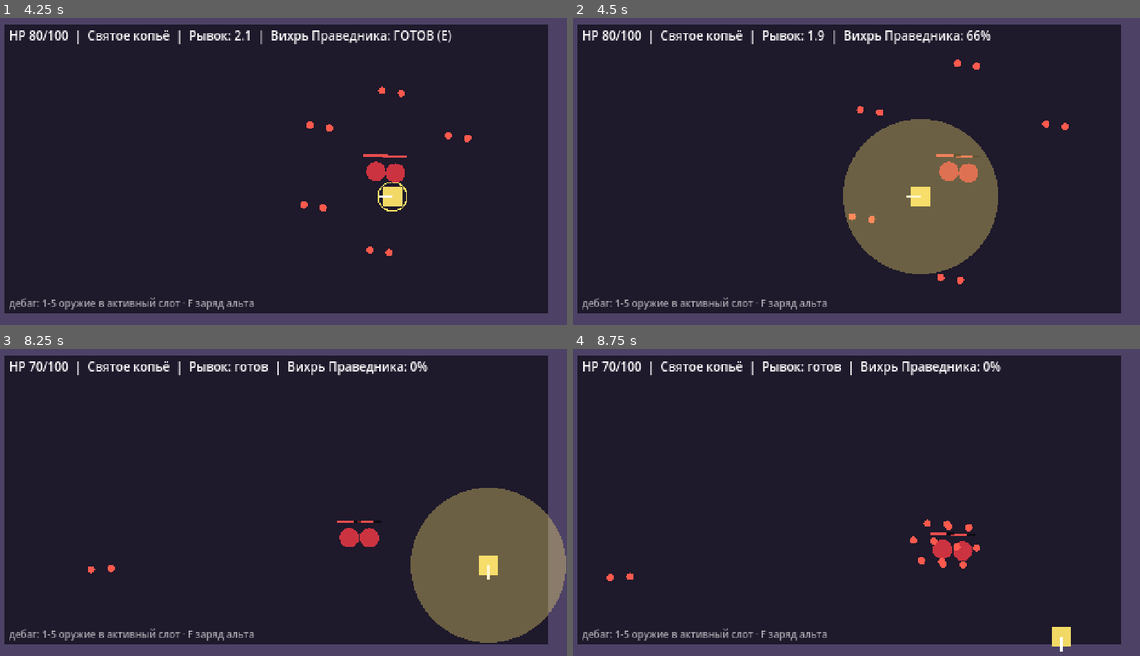
Above: before the commit, frames 1-4 (two rows, left to right).
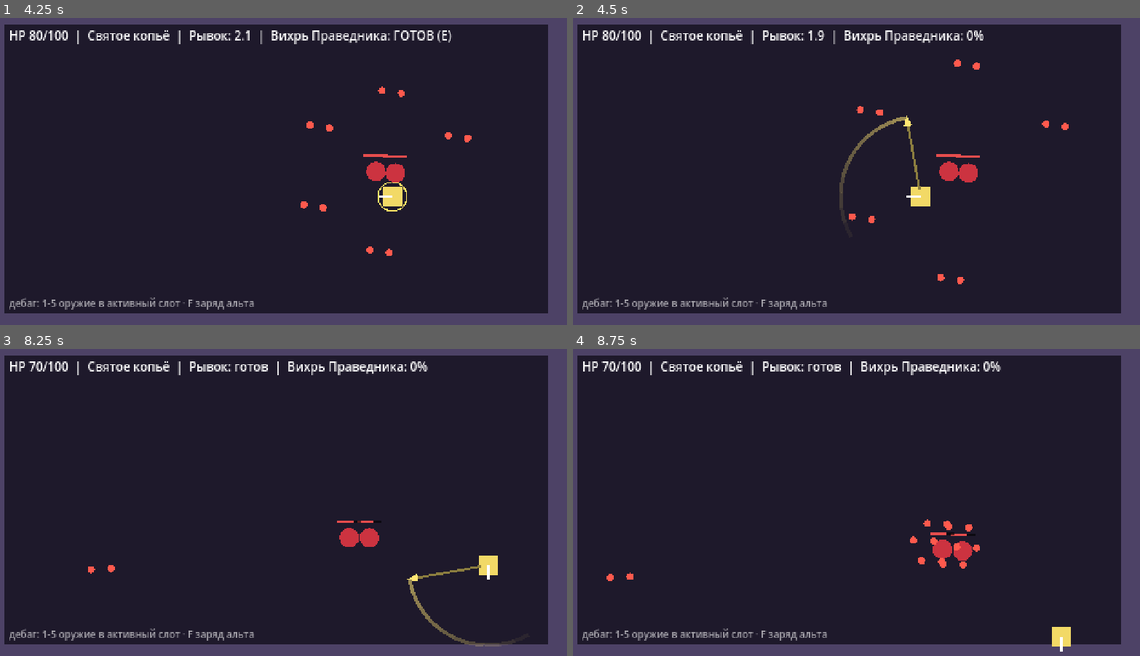
Above: after the commit, the same moments.

Repository: cybercore-arch/distoreted-divinity
Game: Godot game, scene res://scenes/test_room.tscn
The game is run twice, just before and just after one commit, with the same random seed, the same clock (stepped at 60 frames per second) and the same inputs.
Inputs:
- Up to frame 1 (4.25 s): tap Enter at 0.5 s; hold D (move_right) 0.53-1.28 s; tap E (alt_fire) at 0.6 s; hold S (move_down) 1.28-2.03 s; tap Space (dash) at 1.35 s; hold D (move_right) 2.03-2.78 s; tap Q (swap_weapon) at 2.1 s; hold W (move_up) 2.78-3.53 s; tap 1 at 2.85 s; hold A (move_left) from 3.53 s (still down); tap F at 3.6 s
- Up to frame 2 (4.5 s): keep holding A (move_left); tap E (alt_fire) at 4.35 s
- Up to frame 3 (8.25 s): release A (move_left) at 5.03 s; hold S (move_down) 5.03-5.78 s; tap one key every 0.75 s from 5.1 s: Space (dash) Q (swap_weapon) 1 F E (alt_fire); hold D (move_right) 5.78-6.53 s; hold W (move_up) 6.53-7.28 s; hold D (move_right) 7.28-8.03 s; hold S (move_down) from 8.03 s (still down)
- Up to frame 4 (8.75 s): keep holding S (move_down)

Frame 1 is identical in both runs. In frame 2, 11% of the frame differs, in the area x 46-75%, y 4-84%; in frame 3, 11%; in frame 4, nothing differs.

Commit message:
Spear: real thrust (spear shape, line hit) and 360 sweep swing instead of cone flash
Co-Authored-By: Claude Sonnet 5.5 <noreply@anthropic.com>
Claude-Session: https://claude.ai/code/session_01NB3mh2MP7LMKLdPmLLfTtH

Diff:
--- a/data/fire_mode.gd
+++ b/data/fire_mode.gd
@@ -4,6 +4,7 @@
 ## Тип (kind) решает, что делает режим: пули, ближний удар или зона вокруг игрока.
 
 enum Kind { PROJECTILE, MELEE, ZONE }
+enum MeleeStyle { THRUST, SWEEP }  ## THRUST — выпад вперёд, SWEEP — замах на 360° вокруг игрока
 
 @export var kind: Kind = Kind.PROJECTILE
 @export var fire_rate: float = 6.0  ## применений в секунду (для альта не важно)
@@ -23,9 +24,10 @@
 @export var homing_degrees: float = 0.0  ## самонаведение, градусов в секунду
 
 @export_group("Ближний удар")
-@export var melee_reach: float = 40.0
-@export var melee_arc_degrees: float = 60.0  ## 350+ = круг вокруг игрока
-@export var melee_duration: float = 0.12
+@export var melee_style: MeleeStyle = MeleeStyle.THRUST
+@export var melee_reach: float = 56.0  ## длина копья от центра игрока
+@export var melee_width: float = 10.0  ## толщина зоны поражения выпада
+@export var melee_duration: float = 0.18  ## длительность всего удара
 
 @export_group("Ускорение игрока после применения")
 @export var speed_boost: float = 1.0  ## множитель скорости (ограничен в Player.MAX_SPEED_MULT)
--- a/data/fire_modes/spear_thrust.tres
+++ b/data/fire_modes/spear_thrust.tres
@@ -8,8 +8,9 @@
 fire_rate = 2.2
 damage = 14
 color = Color(1, 0.95, 0.6, 1)
-melee_reach = 46.0
-melee_arc_degrees = 40.0
-melee_duration = 0.14
+melee_style = 0
+melee_reach = 58.0
+melee_width = 10.0
+melee_duration = 0.18
 speed_boost = 1.5
 speed_boost_duration = 1.0
--- a/data/fire_modes/spear_whirl.tres
+++ b/data/fire_modes/spear_whirl.tres
@@ -8,8 +8,9 @@
 fire_rate = 1.0
 damage = 40
 color = Color(1, 0.9, 0.45, 1)
-melee_reach = 64.0
-melee_arc_degrees = 360.0
-melee_duration = 0.25
+melee_style = 1
+melee_reach = 68.0
+melee_width = 10.0
+melee_duration = 0.35
 speed_boost = 1.5
 speed_boost_duration = 2.0
--- a/entities/melee/melee_strike.gd
+++ b/entities/melee/melee_strike.gd
@@ -1,55 +1,39 @@
 class_name MeleeStrike
-extends Area2D
-## Короткоживущий ближний удар: сектор (или круг) вокруг игрока.
-## Бьёт каждого врага один раз и пробивает всех в зоне.
+extends Node2D
+## Ближний удар копьём. Два стиля (FireMode.melee_style):
+## THRUST — быстрый выпад: копьё вылетает вперёд и возвращается, бьёт всех на линии (пробивает).
+## SWEEP  — замах: копьё описывает полный круг вокруг игрока и бьёт каждого, мимо кого проходит.
+## Каждый враг получает урон за удар не более одного раза.
+
+const TIP_LENGTH: float = 9.0
+const SWEEP_START_OFFSET: float = deg_to_rad(-40.0)  ## замах начинается чуть левее направления удара
+const SWEEP_TRAIL: float = deg_to_rad(110.0)  ## длина светящегося следа за остриём
 
 var damage: int = 1
-var reach: float = 40.0
-var arc_degrees: float = 60.0
-var duration: float = 0.12
+var reach: float = 56.0
+var width: float = 10.0
+var duration: float = 0.18
 var color: Color = Color.WHITE
+var style: FireMode.MeleeStyle = FireMode.MeleeStyle.THRUST
 var direction: Vector2 = Vector2.RIGHT
 var follow: Node2D
 
 var _age: float = 0.0
 var _hit: Array[Node] = []
-var _points: PackedVector2Array = PackedVector2Array()
+var _start_angle: float = 0.0
 
 
 func setup(p_follow: Node2D, dir: Vector2, mode: FireMode) -> void:
 	follow = p_follow
-	direction = dir
+	direction = dir.normalized()
 	damage = mode.damage
 	reach = mode.melee_reach
-	arc_degrees = mode.melee_arc_degrees
-	duration = mode.melee_duration
+	width = mode.melee_width
+	duration = maxf(mode.melee_duration, 0.01)
 	color = mode.color
+	style = mode.melee_style
+	_start_angle = direction.angle() + SWEEP_START_OFFSET
 	position = p_follow.global_position
-
-
-func _ready() -> void:
-	rotation = direction.angle()
-	var shape := CollisionShape2D.new()
-	if arc_degrees >= 350.0:
-		var circle := CircleShape2D.new()
-		circle.radius = reach
-		shape.shape = circle
-	else:
-		_points = _build_sector()
-		var poly := ConvexPolygonShape2D.new()
-		poly.set_point_cloud(_points)
-		shape.shape = poly
-	add_child(shape)
-
-
-func _build_sector() -> PackedVector2Array:
-	var pts := PackedVector2Array()
-	pts.append(Vector2.ZERO)
-	var steps := 8
-	for k in range(steps + 1):
-		var angle := deg_to_rad(lerpf(-arc_degrees * 0.5, arc_degrees * 0.5, float(k) / float(steps)))
-		pts.append(Vector2.from_angle(angle) * reach)
-	return pts
 
 
 func _physics_process(delta: float) -> void:
@@ -58,17 +42,74 @@
 		queue_free()
 		return
 	if follow != null and is_instance_valid(follow):
-		position = follow.global_position
-	for body in get_overlapping_bodies():
-		if body is Enemy and not _hit.has(body):
-			_hit.append(body)
-			(body as Enemy).take_damage(damage)
+		global_position = follow.global_position
+
+	var progress := _age / duration
+	if style == FireMode.MeleeStyle.THRUST:
+		_hit_thrust(progress)
+	else:
+		_hit_sweep(progress)
 	queue_redraw()
 
 
+## Копьё вытягивается по sin: быстро вперёд, затем обратно.
+func _thrust_extent(progress: float) -> float:
+	return reach * pow(sin(progress * PI), 0.6)
+
+
+func _hit_thrust(progress: float) -> void:
+	var tip := direction * _thrust_extent(progress)
+	for node in get_tree().get_nodes_in_group("enemy"):
+		var enemy := node as Enemy
+		if enemy == null or _hit.has(enemy):
+			continue
+		var local := enemy.global_position - global_position
+		var closest := Geometry2D.get_closest_point_to_segment(local, Vector2.ZERO, tip)
+		if local.distance_to(closest) <= enemy.data.radius + width * 0.5:
+			_hit.append(enemy)
+			enemy.take_damage(damage)
+
+
+func _hit_sweep(progress: float) -> void:
+	var swept := TAU * progress
+	for node in get_tree().get_nodes_in_group("enemy"):
+		var enemy := node as Enemy
+		if enemy == null or _hit.has(enemy):
+			continue
+		var local := enemy.global_position - global_position
+		if local.length() > reach + enemy.data.radius:
+			continue
+		var relative := fposmod(local.angle() - _start_angle, TAU)
+		if relative <= swept:
+			_hit.append(enemy)
+			enemy.take_damage(damage)
+
+
 func _draw() -> void:
-	var fade := Color(color.r, color.g, color.b, 0.65 * (1.0 - _age / maxf(duration, 0.001)))
-	if arc_degrees >= 350.0:
-		draw_circle(Vector2.ZERO, reach, fade)
-	elif _points.size() >= 3:
-		draw_colored_polygon(_points, fade)
+	var progress := _age / duration
+	if style == FireMode.MeleeStyle.THRUST:
+		_draw_spear(direction * _thrust_extent(progress))
+	else:
+		var swept := TAU * progress
+		var head_angle := _start_angle + swept
+		var trail := minf(swept, SWEEP_TRAIL)
+		var steps := 10
+		for i in steps:
+			var a_new := head_angle - trail * float(i) / float(steps)
+			var a_old := head_angle - trail * float(i + 1) / float(steps)
+			var alpha := (1.0 - float(i) / float(steps)) * 0.55
+			draw_arc(Vector2.ZERO, reach - 2.0, a_old, a_new, 4, Color(color.r, color.g, color.b, alpha), 3.0)
+		_draw_spear(Vector2.from_angle(head_angle) * reach)
+
+
+## Рисует копьё от игрока до остриья: древко и наконечник-треугольник.
+func _draw_spear(tip: Vector2) -> void:
+	var length := tip.length()
+	if length < 2.0:
+		return
+	var axis := tip / length
+	var side := axis.orthogonal()
+	var shaft_end := tip - axis * minf(TIP_LENGTH, length)
+	if length > 10.0:
+		draw_line(axis * 6.0, shaft_end, color.darkened(0.45), 2.0)
+	draw_colored_polygon(PackedVector2Array([tip, shaft_end + side * 3.5, shaft_end - side * 3.5]), color)
Not shown, changed: ARCHITECTURE.md
